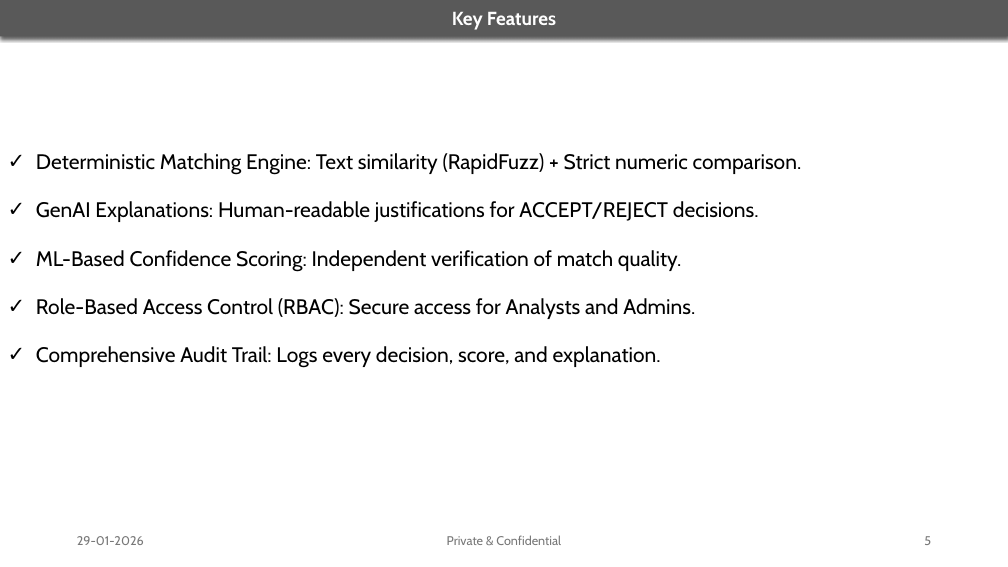
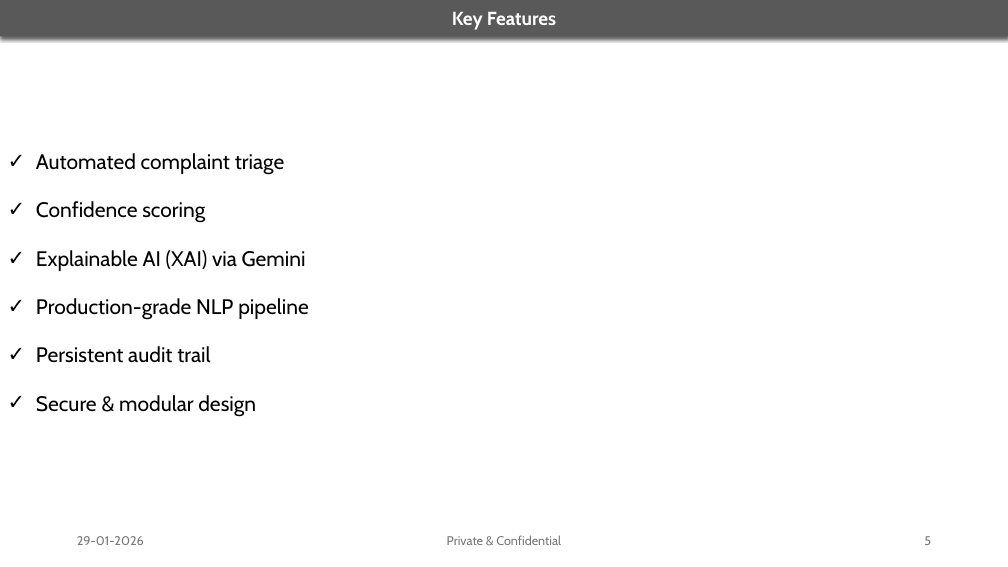
Before and after one commit to Bhanu-Koppadi/consumer-complaints-ml-genai-ntier, a slide deck: slide 5 of docs/reviews/InitialReview.pptx. Drawn at 1008x567 pixels with LibreOffice and Linux fonts; fonts in the diff are those of the drawing. Boxes give left, top, right and bottom in pixels: in the first picture for what was removed or moved away, otherwise in the second. Text is boxed around its words. In the diff, an @@ line names an element or a change of style, - is before the commit and + after.

```diff
--- a/docs/reviews/InitialReview.pptx
+++ b/docs/reviews/InitialReview.pptx
@@ text at <box>36,153,309,417</box>: text changed @@
-✓ Deterministic Matching Engine: Text similarity (RapidFuzz) + Strict numeric comparison.
-✓ GenAI Explanations: Human-readable justifications for ACCEPT/REJECT decisions.
-✓ ML-Based Confidence Scoring: Independent verification of match quality.
-✓ Role-Based Access Control (RBAC): Secure access for Analysts and Admins.
-✓ Comprehensive Audit Trail: Logs every decision, score, and explanation.
+✓ Automated complaint triage
+✓ Confidence scoring
+✓ Explainable AI (XAI) via Gemini
+✓ Production-grade NLP pipeline
+✓ Persistent audit trail
+✓ Secure & modular design
```
Also in this commit, not shown: 9 other slides changed, 1 other file.
